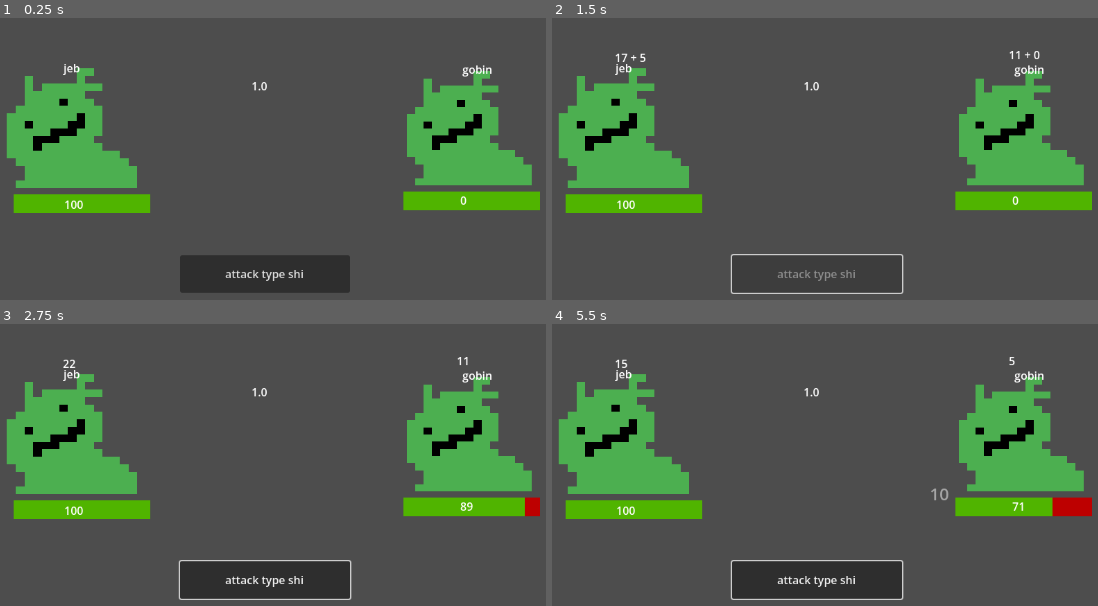
Above: before the commit, frames 1-4 (two rows, left to right).
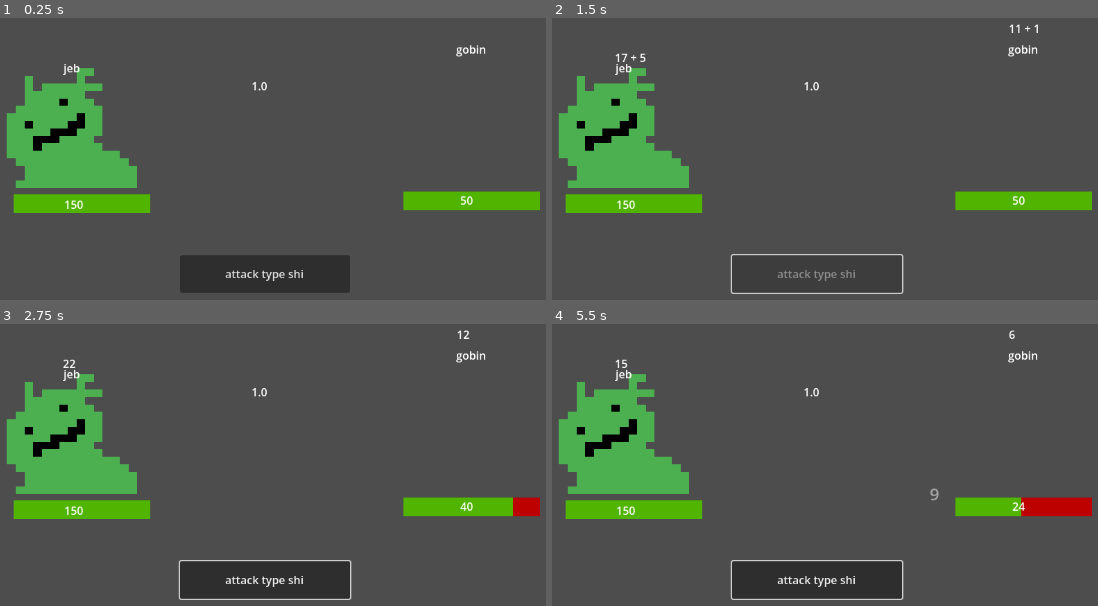
Above: after the commit, the same moments.

Repository: plasalt/map-test
Game: Godot game, scene res://scenes/combat.tscn
Same seed, same stepped clock (60 frames per second), same inputs: the game is played once before the commit and once after it.
Inputs (mouse positions are in pixels of both pictures, inside the frame that each line leads up to):
- Up to frame 1 (0.25 s): no input
- Up to frame 2 (1.5 s): click "attack type shi" at 0.5 s; tap Enter at 1.25 s; move the mouse to (972, 105) at 1.27 s; hold Right (ui_right) from 1.28 s (still down); click (972, 105) at 1.42 s
- Up to frame 3 (2.75 s): move the mouse to (81, 456) at 2.02 s; release Right (ui_right) at 2.03 s; hold Down (ui_down) from 2.03 s (still down)
- Up to frame 4 (5.5 s): tap Space at 2.75, 4.25 s; move the mouse to (874, 335) at 2.77 s; release Down (ui_down) at 2.78 s; hold Right (ui_right) 2.78-3.53 s; tap Enter at 3.5, 5 s; move the mouse to (754, 524) at 3.52 s; hold Up (ui_up) 3.53-4.28 s; click (754, 524) at 3.67 s; move the mouse to (1032, 501) at 4.27 s; hold Left (ui_left) from 4.28 s (still down); move the mouse to (557, 366) at 5.02 s

The runs differ from the first frame. In frame 1, 6.4% of the frame differs, in the area x 13-98%, y 9-68%; in frame 2, 6.4%; in frame 3, 6.5%; in frame 4, 6.9%, in the area x 13-98%, y 2-69%.
Error before the commit: Invalid access to property or key 'damagemod' on a base object of type 'Dictionary'. (res://scripts/combat.gd:36)

Commit message:
combat systyem enemy death

Diff:
--- /dev/null
+++ b/jsons/dialogue/WIN.json
@@ -0,0 +1,6 @@
+{
+  "start": {
+	"text": "you lowk slimed that chud",
+	"next": "end"
+  },
+}
--- a/scenes/combat.tscn
+++ b/scenes/combat.tscn
@@ -58,10 +58,11 @@
 
 [node name="enemy" type="Node2D" parent="." unique_id=1843035224]
 
-[node name="Sprite2D" type="Sprite2D" parent="enemy" unique_id=215631097]
-position = Vector2(909, 322.00003)
-scale = Vector2(11.999996, 10.312499)
-texture = ExtResource("2_qajva")
+[node name="Sprite2D" type="TextureRect" parent="enemy" unique_id=2047017173]
+offset_left = 817.0
+offset_top = 225.0
+offset_right = 991.0
+offset_bottom = 399.0
 
 [node name="enemyhpbar" type="ProgressBar" parent="enemy" unique_id=242341314]
 offset_left = 808.0
@@ -76,9 +77,9 @@
 
 [node name="attackroll" type="Label" parent="enemy" unique_id=1879224487]
 offset_left = 885.0
-offset_top = 204.0
+offset_top = 166.0
 offset_right = 925.0
-offset_bottom = 227.0
+offset_bottom = 189.0
 
 [node name="hplabel" type="Label" parent="enemy" unique_id=883236630]
 offset_left = 890.0
@@ -87,10 +88,10 @@
 offset_bottom = 437.0
 
 [node name="name" type="Label" parent="enemy" unique_id=1116223115]
-offset_left = 893.0
-offset_top = 225.0
-offset_right = 933.0
-offset_bottom = 248.0
+offset_left = 884.0
+offset_top = 196.0
+offset_right = 924.0
+offset_bottom = 219.0
 
 [node name="menu" type="Node2D" parent="." unique_id=907061403]
 
--- a/scripts/bounds.gd
+++ b/scripts/bounds.gd
@@ -64,7 +64,7 @@
 	GameData.time = clock.get_time_minutes()
 	GameData.current_dialogue = p.dialogue
 	GameData.currentbounds = id
-
+	GameData.current_dialogue = GameData.trigger_boxes[GameData.currentbounds].dialoguefile
 	save_triggers_to_gamedata()
 
 
--- a/scripts/combat.gd
+++ b/scripts/combat.gd
@@ -22,6 +22,10 @@
 var damage = 0
 var playerbasedamage = 5
 var enemybasedamage = 5
+var playerhp = 100
+var enemyhp = 100
+var playermaxhp = 100
+var enemymaxhp = 100
 @onready var playername = $player/name
 @onready var enemyname = $enemy/name
 
@@ -29,9 +33,14 @@
 func _ready() -> void:
 	playername.text = GameData.playerdata["name"]
 	enemyname.text = GameData.encounter["name"]
-	print(GameData.playerdata["hp"], "player hp")
-	hpplayerlabel.text = str(GameData.playerdata["hp"])
-	hpenemylabel.text = str(GameData.encounter["hp"])
+	playerhp = int(GameData.playerdata["hp"])
+	playermaxhp = playerhp
+	enemyhp = int(GameData.encounter["hp"])
+	enemymaxhp = enemyhp
+	hpplayerlabel.text = str(playerhp)
+	hpenemylabel.text = str(enemyhp)
+	playerhpbar.value = 100
+	enemyhpbar.value = 100
 	clashlabel.text = str(clashmult)
 	enemydamagemod = GameData.encounter["damagemod"]
 	enemybasedamage = GameData.encounter["damage"]
@@ -39,17 +48,24 @@
 	pass
 
 func hurtplayer(damage: int ):
-	playerhpbar.value -= damage
-	hpplayerlabel.text = str(int(playerhpbar.value))
+	playerhp -= damage
+	hpplayerlabel.text = str(playerhp)
+	playerhpbar.value = (float(playerhp) / playermaxhp)*100
 	spawn_damage_popup(damage, playerhpbar.global_position)
 	pass
 
 func hurtenemy(damage: int):
-	enemyhpbar.value -= damage
-	hpenemylabel.text = str(int(enemyhpbar.value))
+	enemyhp -= damage
+	hpenemylabel.text = str(enemyhp)
+	enemyhpbar.value = (float(enemyhp) / enemymaxhp)*100
 	spawn_damage_popup(damage, enemyhpbar.global_position)
 	pass
 
+func playerwin():
+	GameData.current_dialogue = "res://jsons/dialogue/WIN.json"
+	print(GameData.current_dialogue)
+	get_tree().change_scene_to_file("res://scenes/eventmanager.tscn")
+	pass
 
 
 
@@ -143,4 +159,13 @@
 		_:
 			pass
 	damage = 0
+
+	phase =4
+	if playerhp <= 0:
+		print("player dided")
+	if enemyhp <= 0:
+		print("enemy slimed")
+		playerwin()
+
+
 	attackbutton.disabled = false
--- a/scripts/eventmanager'.gd
+++ b/scripts/eventmanager'.gd
@@ -3,7 +3,7 @@
 @export var dialogue_manager: CanvasLayer
 @onready var background = $Background
 
-var dialogue_lines = GameData.trigger_boxes[GameData.currentbounds].dialoguefile
+var dialogue_lines = GameData.current_dialogue
 var speakername = GameData.trigger_boxes[GameData.currentbounds].speakername
 var Background = load(GameData.trigger_boxes[GameData.currentbounds].Background)
 
--- a/scripts/gamedata.gd
+++ b/scripts/gamedata.gd
@@ -44,13 +44,13 @@
 	]
 
 	playerdata = {
-		"hp": 100,
+		"hp": 150,
 		"name": "jeb"
 	}
 	encounter = {
-		"hp": 0,
+		"hp": 50,
 		"name": "gobin",
 		"damage": 5,
-		"damage mod": 1,
+		"damagemod": 1,
 		"png": ""
 	}
